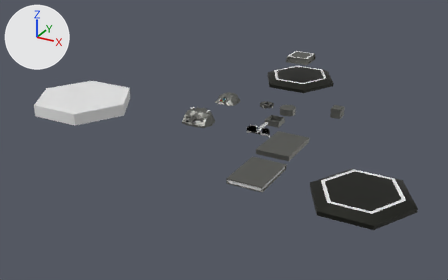
One commit to the Blender file Blender/Units.blend: the scene before it, then after it.
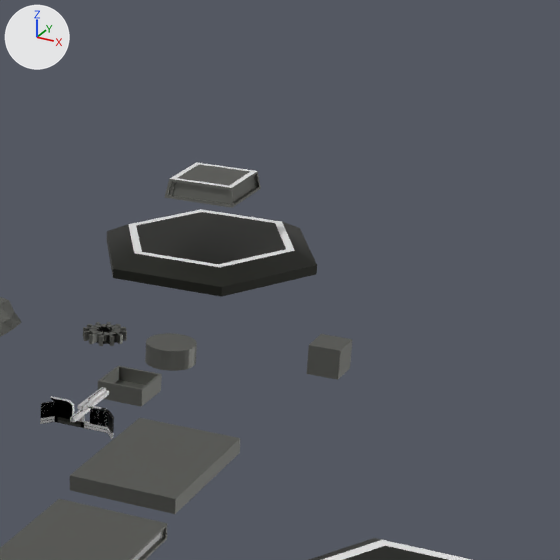
Old and new are each drawn whole from a 50 mm camera at (5.11, -12.66, 4.46) aimed at (-0.31, -2.79, -0.47) and again close up on the part from 52% to 91% of the width and 0% to 63% of the height. The axes (+X, +Y, +Z) are drawn at upper left. The lights are the same throughout.
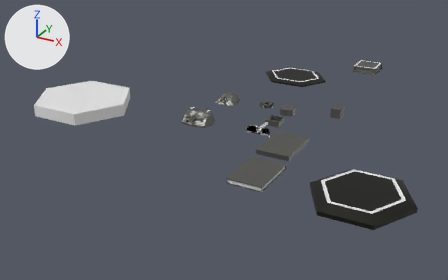
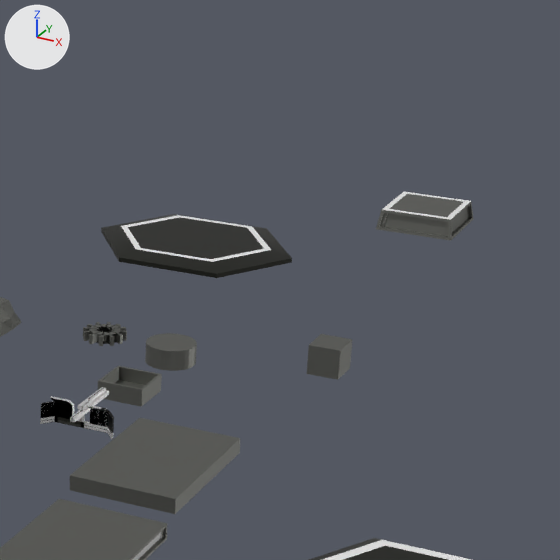
Where the newer file only moved an object's origin or applied its transform, the numbers keep the older frame.

Pixel boxes [x1, y1, x2, y2] of what changed, in the close-ups (560 x 560 px):
'Cylinder.003', reshaped (9% narrower, 27% shorter): before [107, 209, 317, 297]; after [101, 214, 292, 278]
'Cube.001', moved: before [164, 162, 261, 208]; after [376, 192, 473, 241]

The change in detail:
me_cylinder_001 is used by ob_cylinder_003; location (0.092, 0.044, 0.0); rotation (1.571, 0.0, 0.524), in degrees (90, 0, 30); scale (0.01, 0.01, 0.01).
me_cylinder_001 had 24 vertices, 20 faces and spanned x -73.0..73.0, y 0.0..15.0, z -86.0..86.0.
me_cylinder_001 now has 24 vertices, 20 faces and spans x -74.0..53.0, y 7.0..14.0, z -70.0..68.0.
me_cylinder_001 part 1: 24 of 24 vertices moved; they spanned x -73.0..73.0, y 0.0..15.0, z -86.0..86.0 and now span x -74.0..53.0, y 7.0..14.0, z -70.0..68.0; mean shift (-11.0, 2.0, -1.0); largest move (-3.0, 0.0, 86.0) -> (-67.0, 7.0, 31.0).
Object 'Cube.001' (ob_cube_001) moves from (0.1, 0.039, 0.475) to (1.631, 0.039, 0.475).
